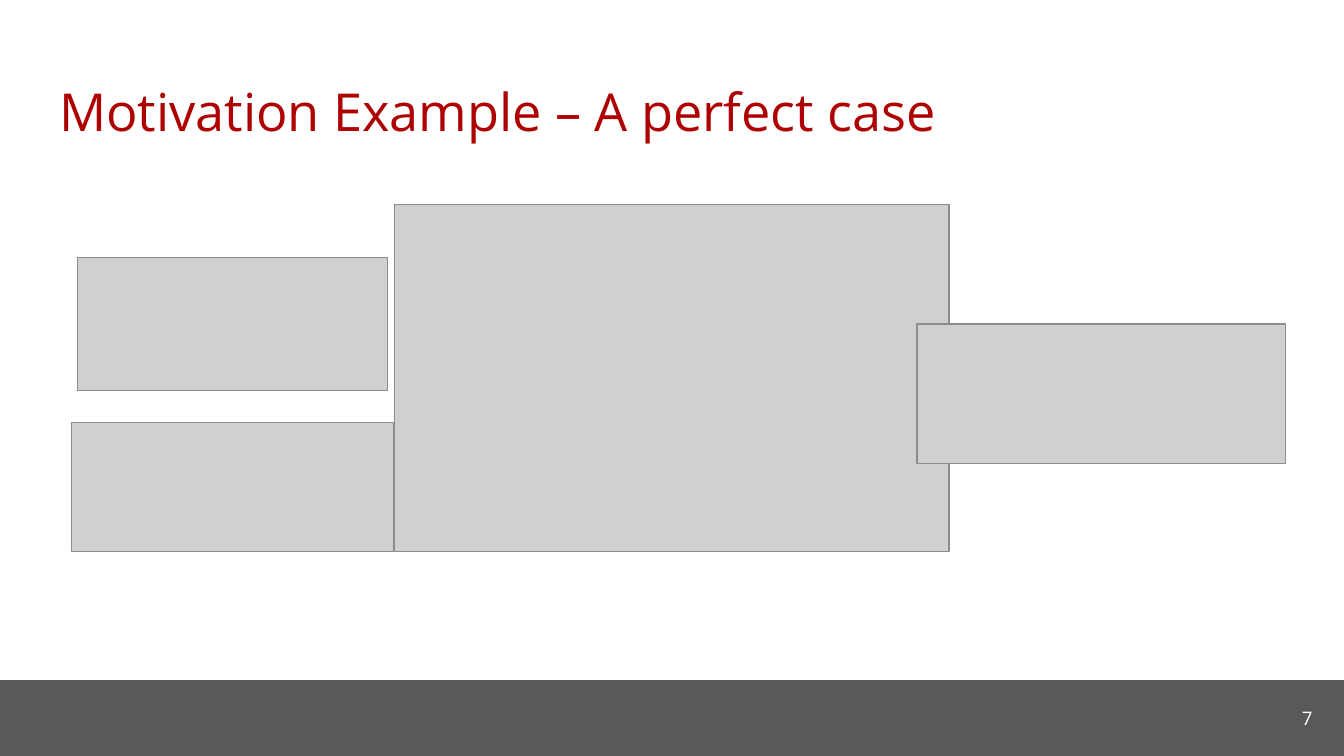
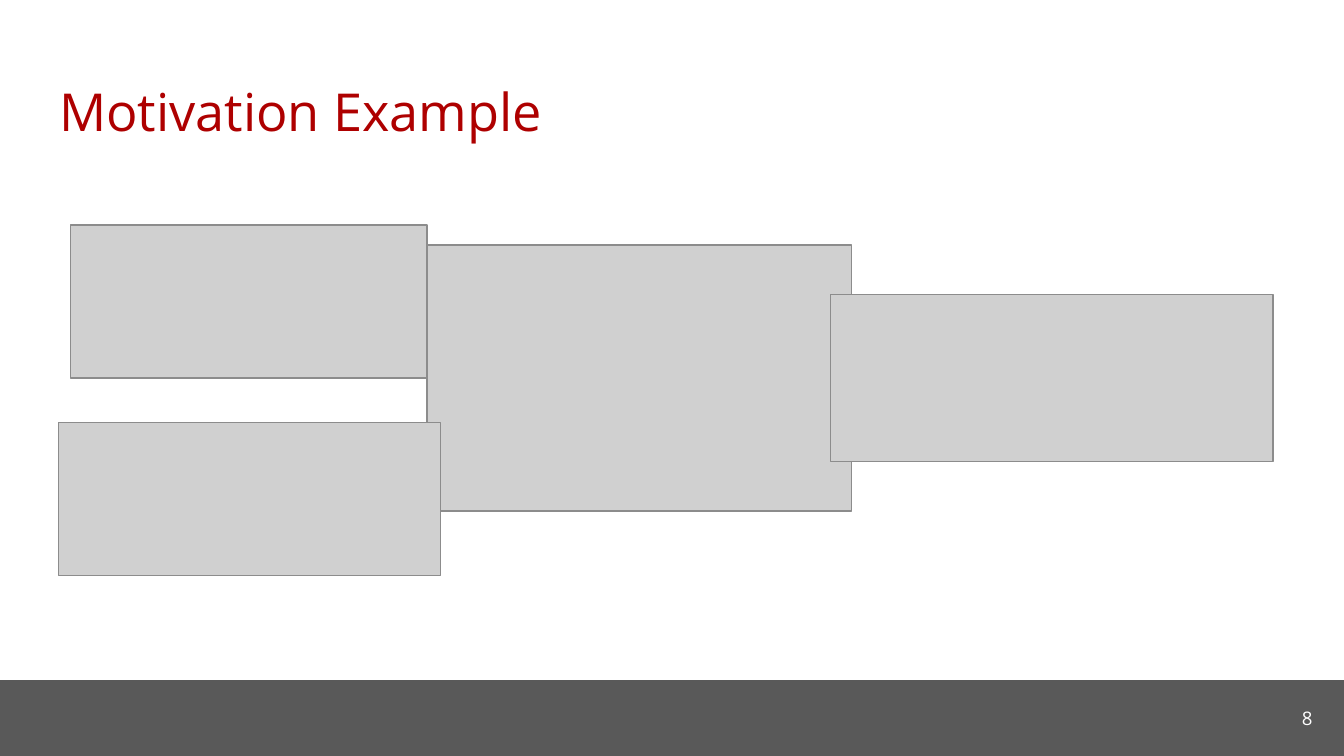
Before and after one commit to cmu-soda/Robustness, a slide deck: slide 8 of Robustness.pptx (slide 7 before the commit). Drawn at 1344x756 pixels with LibreOffice and Linux fonts; fonts in the diff are those of the drawing; grey boxes stand for pictures; background and template pictures are left out. Boxes give left, top, right and bottom in pixels: in the first picture for what was removed or moved away, otherwise in the second. Text is boxed around its words. In the diff, an @@ line names an element or a change of style, - is before the commit and + after.

```diff
--- a/Robustness.pptx
+++ b/Robustness.pptx
@@ title at bbox=[59, 91, 541, 144]: text changed @@
-Motivation Example – A perfect case
+Motivation Example
@@ picture: place and size @@
-picture at bbox=[78, 258, 387, 391]
+picture at bbox=[71, 226, 427, 379]
@@ picture: place and size @@
-picture at bbox=[395, 204, 949, 551]
+picture at bbox=[427, 245, 852, 511]
@@ picture: place and size @@
-picture at bbox=[917, 324, 1285, 464]
+picture at bbox=[831, 294, 1273, 462]
@@ picture: place and size @@
-picture at bbox=[71, 422, 394, 551]
+picture at bbox=[58, 422, 439, 575]
@@ page number at bbox=[1302, 711, 1313, 725]: text changed @@
-7
+8
```
Also in this commit, not shown: 5 other slides changed, 4 slides added, 2 slides removed.
